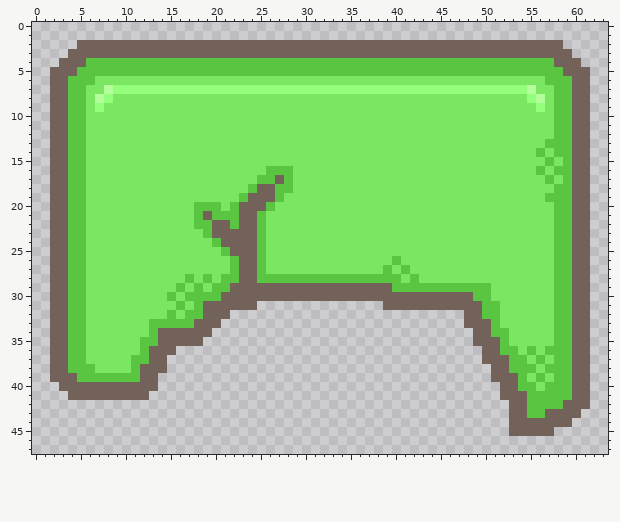
One commit to this pixel-art sprite: src/assets/images/underground/Green Shard.png. Above is the file before it was changed.
The file is 64x48 pixels.
Now the later version:
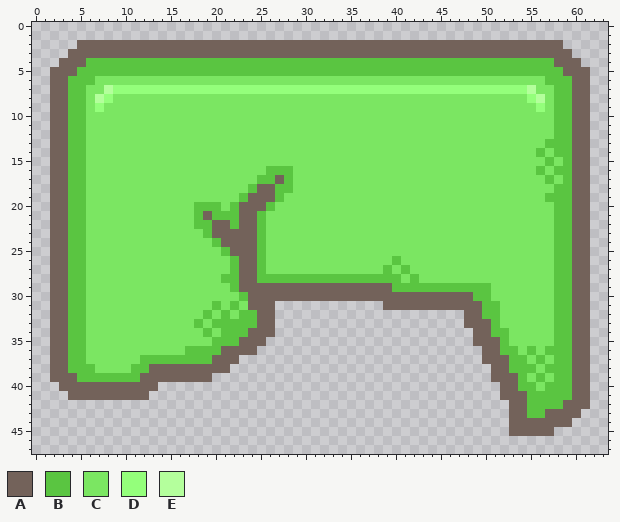
Palette (. is transparent): A #73625a  B #5ac541  C #7be662  D #94ff7b  E #b4ff9c
Author's note on the commit: change(image): Add files via upload (#5458) Co-authored-by: Qwertypop04 <63805905+Qwertypop04@users.noreply.github.com>
What changed:
@@ x 9..28 @@
 27 CCCCCCCCCCCCCBAABCCC
-28 CCCCCCCCBCBCBBAABBBB
-29 CCCCCCCBCBCBBAAAAAAA
-30 CCCCCCBCBBBBAAAAAAAA
-31 CCCCCCCBCBAAAAAA....
-32 CCCCCCBCBBAAA.......
-33 CCCCBBBBBAAA........
-34 CCCCBAAAAAA.........
-35 CCCBBAAAAA..........
-36 CCCBAAA.............
-37 CCBBAA..............
-38 CCBAAA..............
-39 BBBAA...............
+28 CCCCCCCCCCCCBBAABBBB
+29 CCCCCCCCCCCCCBAAAAAA
+30 CCCCCCCCCCCCCCBAAAAA
+31 CCCCCCCCCCCBCBCAAA..
+32 CCCCCCCCCCBCBCBBAA..
+33 CCCCCCCCCBCBBBBBAA..
+34 CCCCCCCCCCBCBBBAAA..
+35 CCCCCCCCCCCBBBAAA...
+36 CCCCCCCCBBBBAAAA....
+37 CCCBBBBBBBBAAA......
+38 CCBBAAAAAAAAA.......
+39 BBBAAAAAAAA.........
 40 AAAAA...............
